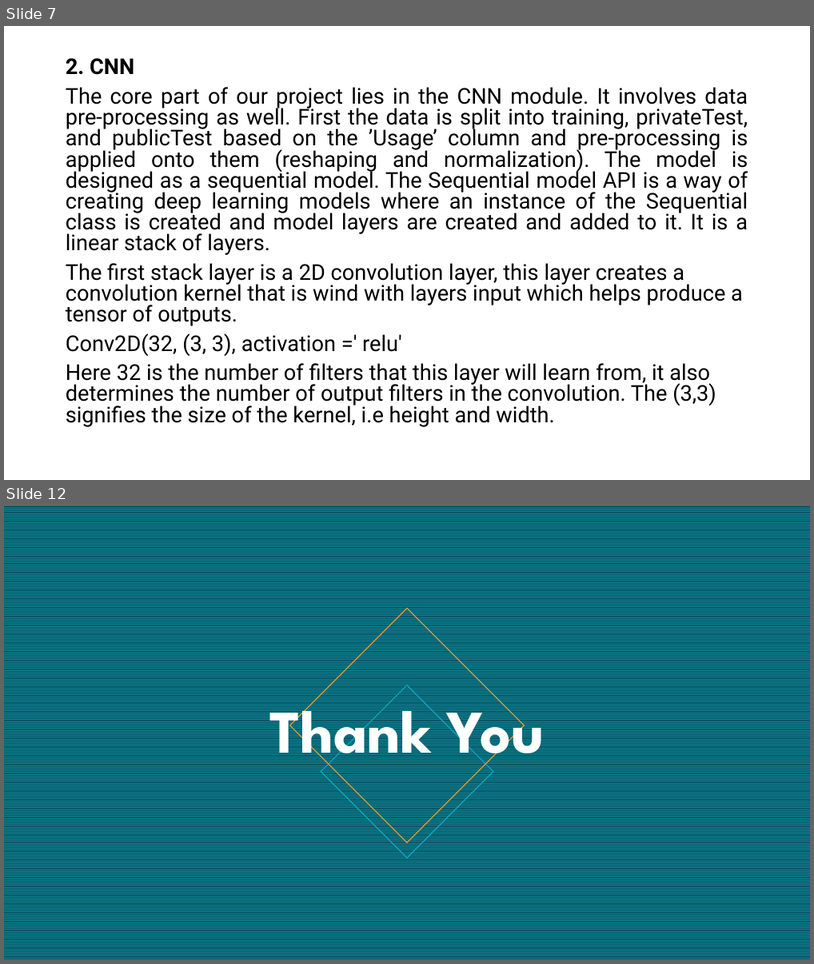
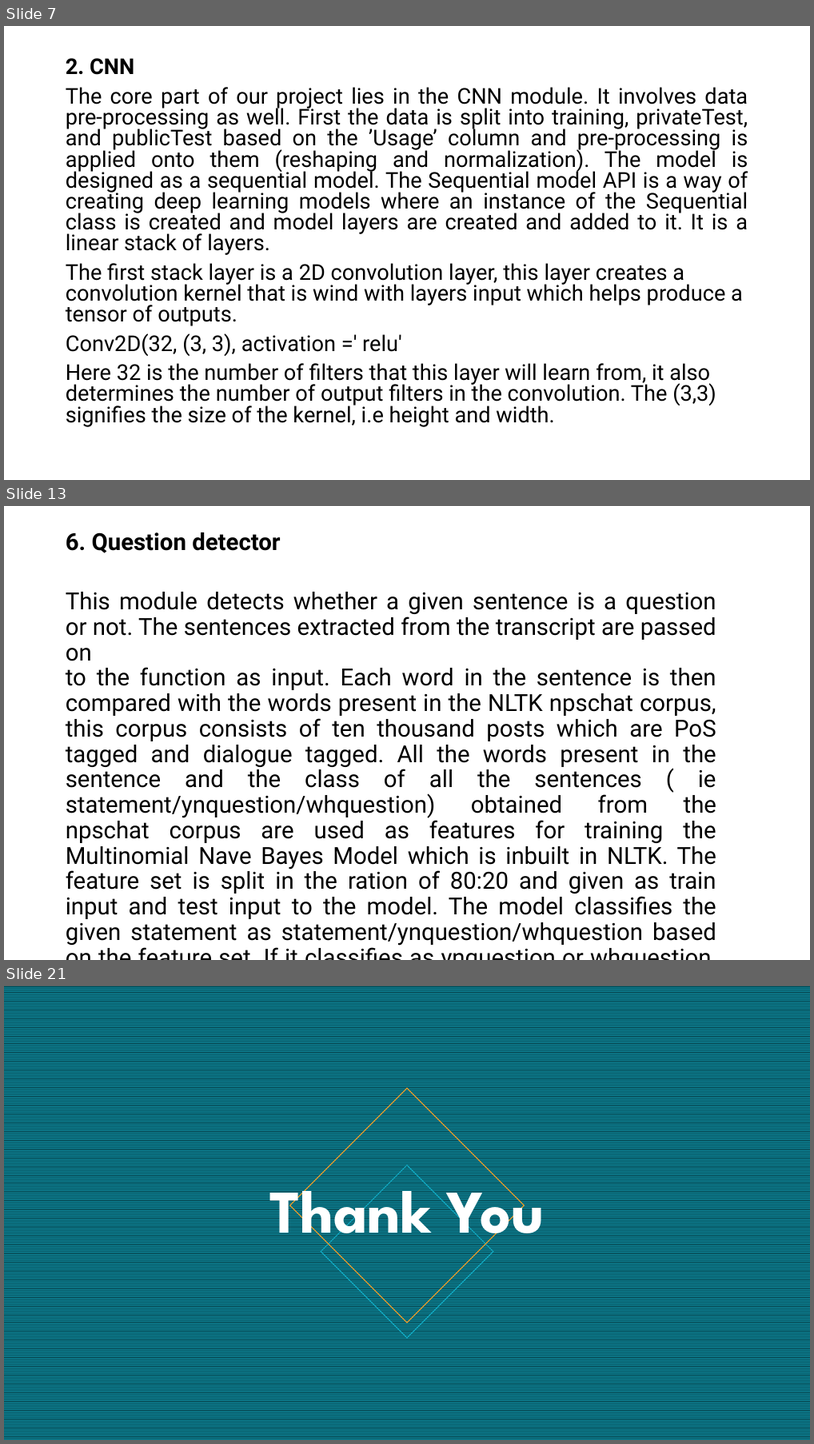
Before and after one commit to VaibhaveS/Focus, a slide deck: Documents/IP_Project.pptx. Shown one above the other, each under a label of ours: slides 7 and 12 before the commit, slides 7, 13 and 21 after it; the slides between them are not shown. The pictures are 814x964 and 814x1444 pixels, drawn with LibreOffice and Linux fonts; fonts in the diff are those of the drawing. Boxes give left, top, right and bottom in pixels: in the first picture for what was removed or moved away, otherwise in the second. Text is boxed around its words. In the diff, an @@ line names an element or a change of style, - is before the commit and + after.

```diff
--- a/Documents/IP_Project.pptx
+++ b/Documents/IP_Project.pptx
@@ slide 13 added at <box>4,506,810,960</box>, background #FFFFFF @@
@@ text added at <box>66,532,717,945</box>, 28 pt, text #000000 @@
+6. Question detector
+This module detects whether a given sentence is a question
+or not. The sentences extracted from the transcript are passed on
+to the function as input. Each word in the sentence is then compared with the words present in the NLTK npschat corpus, this corpus consists of ten thousand posts which are PoS tagged and dialogue tagged. All the words present in the sentence and the class of all the sentences ( ie statement/ynquestion/whquestion) obtained from the npschat corpus are used as features for training the Multinomial Nave Bayes Model which is inbuilt in NLTK. The feature set is split in the ration of 80:20 and given as train input and test input to the model. The model classifies the given statement as statement/ynquestion/whquestion based on the feature set. If it classifies as ynquestion or whquestion, the corresponding sentence is flagged as a question
@@ what was slide 12 is now slide 21 @@
```
Also in this commit, not shown: 8 slides changed, 8 other slides added.
